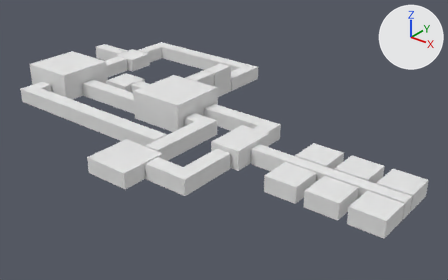
Renders of the Blender file DyNaDeMo/assets/Textures/Master.blend from each side of a commit.
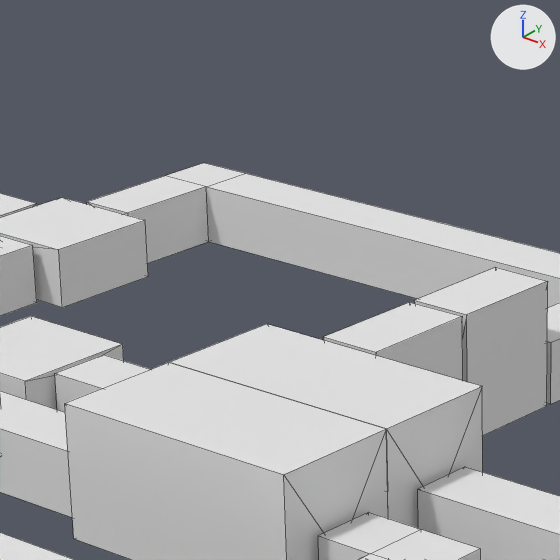
Each version is shown whole from a 50 mm lens placed at (12.89, -24.93, 17.1), pointed at (-9.97, 3.65, -0.62), then close up on the part from 27% to 52% of the width and 3% to 44% of the height. Lighting does not change. The marker at upper right points along +X, +Y and +Z. The close-ups show mesh edges as thin lines.

The first close-up shows 'ButtonDoorsCorridor', 'ButtonRoom', 'DoorsEscapeC', 'EscapeRoom', 'LeverRoom', 'MRoomPuzzleRoomC', 'ObserveButtonC', 'PuzzleEscapeC', 'PuzzleLeverC', 'PuzzleRoom', 'PuzzleTallC1', 'PuzzleTallC2'.
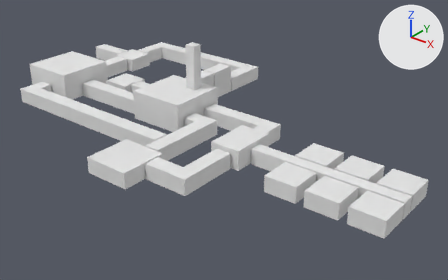
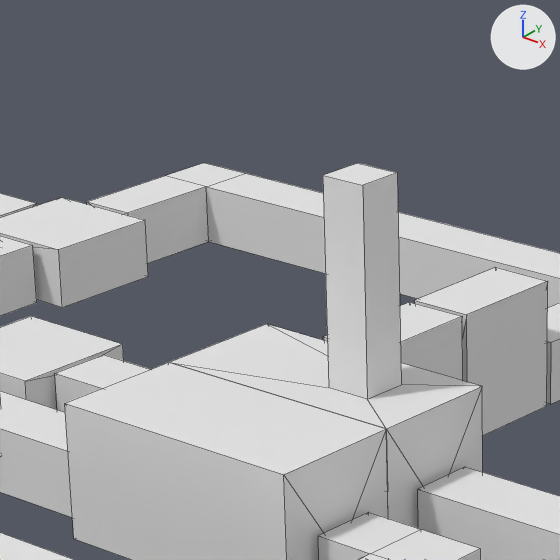
Commit message: Add chimney to PuzzleRoute

Where the change shows, as pixel boxes (x1, y1, x2, y2) in the close-ups (560 x 560 px):
'PuzzleRoom', reshaped (79% taller)
    before: (170, 324, 483, 528)
    after: (170, 163, 483, 528)
part 1 of me_puzzleroom, built on
    before: (172, 324, 482, 429)
    after: (172, 163, 482, 429)

What changed in the scene script:
```text
Change me_puzzleroom:
    used by ob_puzzleroom; location = (-14.0, 4.5, 0.0); rotation_euler = (0.0, 0.0, 1.571), in degrees (0, 0, 90); scale = (1.0, 2.0, 1.0)
    remove me_puzzleroom.from_pydata(...)  # 20 vertices, 12 faces; spans x -1.0..1.0, y -1.0..1.0, z 0.0..2.0
    add me_puzzleroom.from_pydata(...)  # 28 vertices, 20 faces; spans x -1.0..1.0, y -1.0..1.0, z 0.0..5.0
    me_puzzleroom part 1
    1 face is deleted
    8 vertices are added at x -0.35..0.35, y -0.55..-0.2, z 2.0..5.0
    9 new faces join them
```
